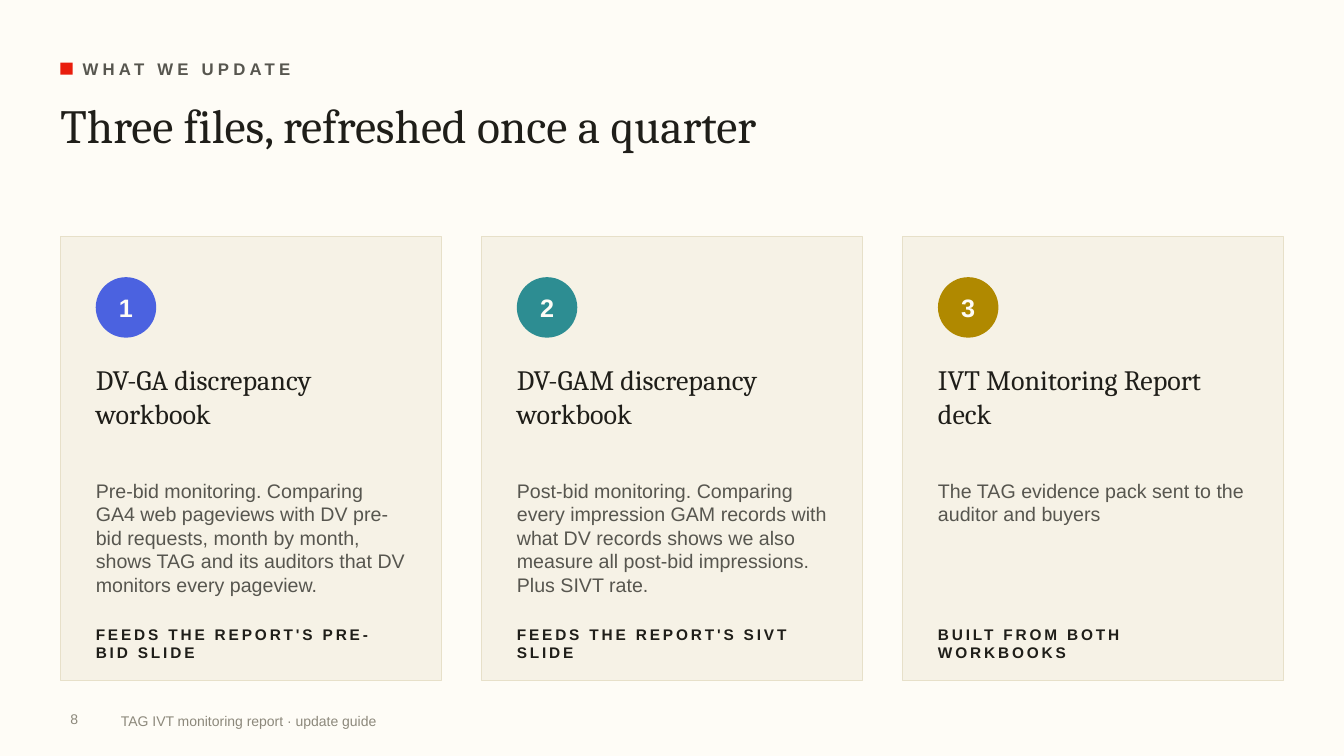
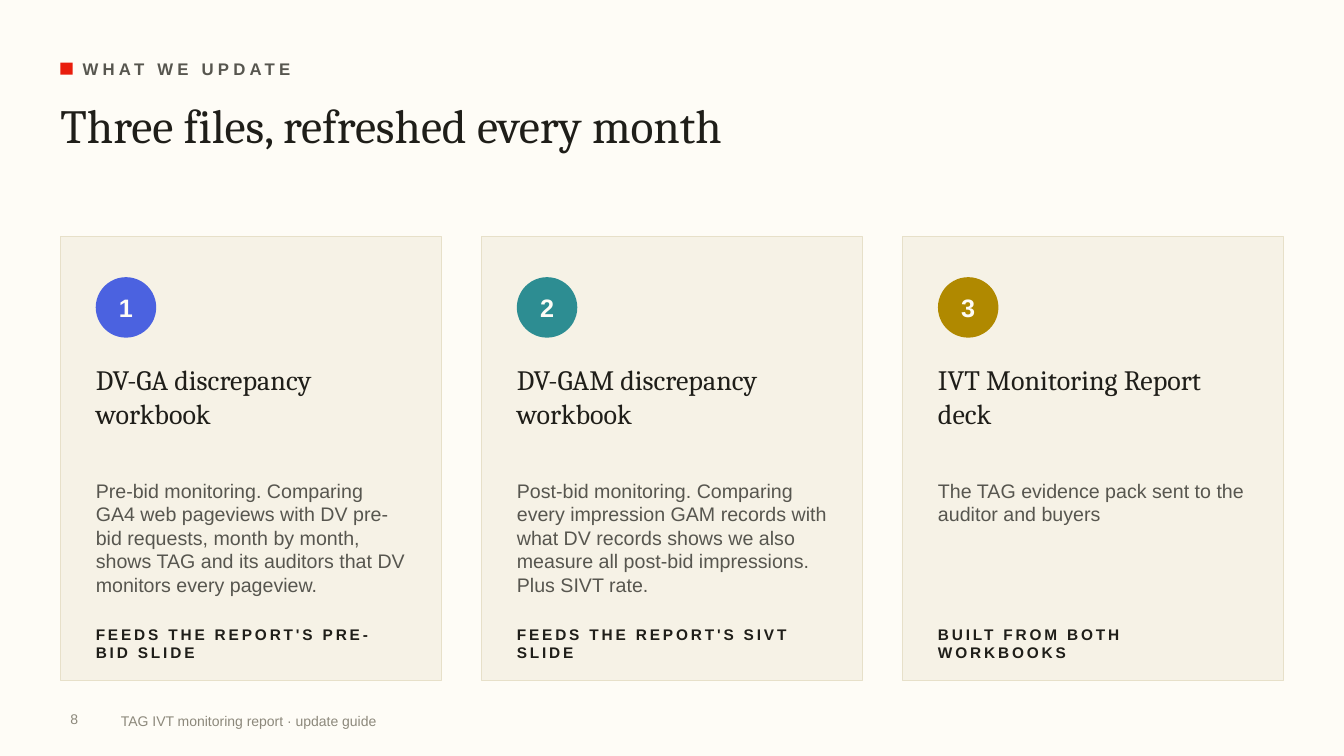
Before and after one commit to rogerhirano-nw/yield-dashboard, a slide deck: slide 8 of docs/TAG_IVT_Report_Update_Guide.pptx. Drawn at 1344x756 pixels with LibreOffice and Linux fonts; fonts in the diff are those of the drawing; background and template pictures are left out. Boxes give left, top, right and bottom in pixels: in the first picture for what was removed or moved away, otherwise in the second. Text is boxed around its words. In the diff, an @@ line names an element or a change of style, - is before the commit and + after.

```diff
--- a/docs/TAG_IVT_Report_Update_Guide.pptx
+++ b/docs/TAG_IVT_Report_Update_Guide.pptx
@@ title at (60, 109, 722, 153): text changed @@
-Three files, refreshed once a quarter
+Three files, refreshed every month
```
Also in this commit, not shown: 9 other slides changed, 3 other files.
